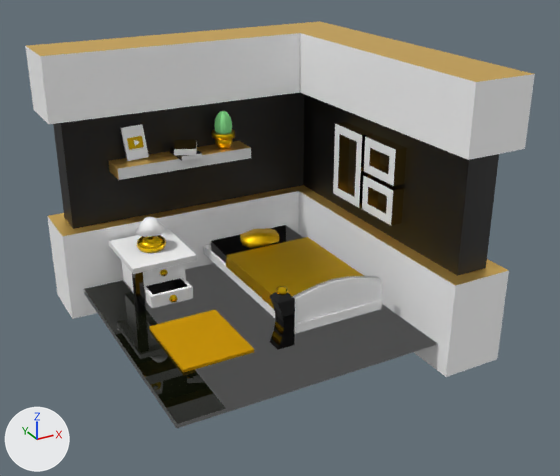
One commit to the glTF model html-data/room/room.glb: the scene before it, then after it.
Rendered twice from a 50 mm camera at (-7.16, -14.92, 8.25) aimed at (0.9, -0.27, 0.93). The axes (+X, +Y, +Z) are drawn at lower left. The lights are the same throughout. Where no turn or scale is listed for an object, it has been applied to the vertices. Vertices at the same position are counted once.
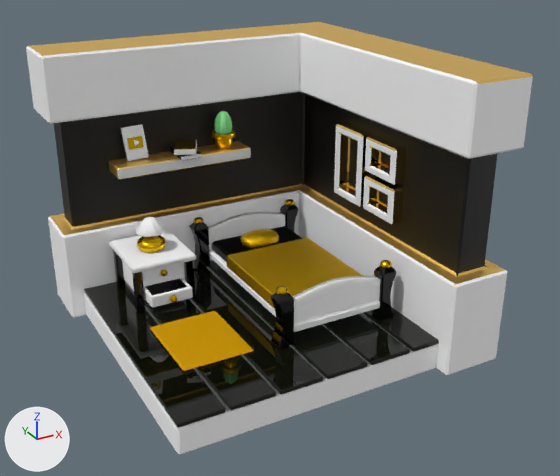
Location of each change, [x1, y1, x2, y2] in pixels of the pictures (560 x 476 px):
'Cube', reshaped: before [25, 21, 535, 377]; after [26, 22, 533, 376]
'Plane.004', reshaped: before [84, 280, 225, 424]; after [84, 260, 439, 427]
'Plane.003', reshaped (not visible before): after [84, 267, 438, 455]
'Cube.001', reshaped: before [333, 122, 407, 225]; after [334, 122, 407, 225]
'Plane.008', reshaped (704% wider, 147% taller): before [270, 292, 295, 350]; after [189, 204, 397, 349]
'Plane.013', reshaped (453% wider, 50% taller): before [132, 272, 146, 313]; after [113, 250, 195, 312]
'Plane.009', reshaped: before [211, 225, 286, 257]; after [212, 226, 302, 256]
part 4 of me_cube_001, rebuilt: before [333, 122, 373, 208]; after [334, 122, 373, 207]
part 5 of me_cube_001, rebuilt: before [362, 174, 404, 225]; after [363, 175, 404, 225]
part 6 of me_cube_001, rebuilt: before [364, 135, 407, 186]; after [365, 135, 407, 185]
part 7 of me_plane_013, built on: before [270, 292, 295, 350]; after [270, 293, 294, 349]
part 8 of me_plane_013, added: after [372, 266, 397, 319]
part 9 of me_plane_013, added: after [189, 222, 210, 269]
part 10 of me_plane_013, added: after [280, 204, 299, 232]
part 13 of me_plane_017, built on: before [211, 225, 304, 263]; after [212, 244, 227, 262]
part 14 of me_plane_021, added: after [380, 260, 392, 268]
part 15 of me_plane_021, added: after [193, 217, 204, 224]
part 16 of me_plane_021, added: after [285, 199, 295, 206]
'Plane.005', unchanged, covered by the edit: before [84, 263, 438, 428]; after [84, 268, 437, 428]

What changed in the scene script:
```text
Change me_plane_003:
    remove me_plane_003.from_pydata(...)  # 4 vertices, 2 faces; spans x -3.32..3.32, y -3.32..3.32, z 0.0
    add me_plane_003.from_pydata(...)  # 24 vertices, 44 faces; spans x -3.32..3.32, y -3.32..3.32, z -0.66..0.0
    me_plane_003 part 1: the whole mesh is rebuilt
Change me_plane_004:
    remove me_plane_004.from_pydata(...)  # 4 vertices, 2 faces; spans x -0.51..0.51, y -3.32..3.32, z 0.0
    add me_plane_004.from_pydata(...)  # 144 vertices, 264 faces; spans x -0.51..6.07, y -3.32..3.32, z -0.1..0.0
    me_plane_004 part 2: 4 vertices removed from x -0.51..0.51, y -3.32..3.32, z 0.0; 144 vertices added at x -0.51..6.07, y -3.32..3.32, z -0.1..0.0
Change me_cube_002:
    remove me_cube_002.from_pydata(...)  # 52 vertices, 94 faces; spans x -3.67..4.49, y -3.67..4.49, z -0.67..5.97
    add me_cube_002.from_pydata(...)  # 124 vertices, 238 faces; spans x -3.67..4.49, y -3.67..4.49, z -0.67..5.97
    me_cube_002 part 3: 2 vertices moved from x -3.67..2.97, y -3.67..2.97, z -0.67..5.97 to x -3.63..3.01, y -3.63..3.01, z -0.67..5.97; 34 vertices removed from x -3.67..4.49, y -3.67..4.49, z -0.67..5.97; 106 vertices added at x -3.67..4.49, y -3.67..4.49, z -0.67..5.97
Change me_cube_001:
    remove me_cube_001.from_pydata(...)  # 84 vertices, 156 faces; spans x 3.1..3.51, y -1.27..1.27, z 2.0..3.87
    add me_cube_001.from_pydata(...)  # 216 vertices, 420 faces; spans x 3.1..3.51, y -1.27..1.27, z 2.0..3.87
    me_cube_001 part 4: the loose piece of 28 vertices spanning x 3.1..3.51, y 0.06..1.27, z 2.0..3.87 is rebuilt with 72 vertices and now spans x 3.1..3.51, y 0.06..1.27, z 2.0..3.87
    me_cube_001 part 5: the loose piece of 28 vertices spanning x 3.1..3.51, y -1.27..-0.07, z 2.02..2.9 is rebuilt with 72 vertices and now spans x 3.1..3.51, y -1.27..-0.07, z 2.02..2.9
    me_cube_001 part 6: the loose piece of 28 vertices spanning x 3.1..3.51, y -1.27..-0.07, z 3.0..3.87 is rebuilt with 72 vertices and now spans x 3.1..3.51, y -1.27..-0.07, z 3.0..3.87
Change me_plane_013:
    remove me_plane_013.from_pydata(...)  # 28 vertices, 52 faces; spans x -0.166..0.255, y -0.186..0.186, z 0.002..1.321
    add me_plane_013.from_pydata(...)  # 288 vertices, 560 faces; spans x -0.158..2.988, y -0.186..4.713, z 0.002..1.321
    me_plane_013 part 7: 28 vertices removed from x -0.166..0.255, y -0.186..0.186, z 0.002..1.321; 72 vertices added at x -0.158..0.255, y -0.186..0.186, z 0.002..1.321
    me_plane_013 part 8: 72 vertices added at x 2.576..2.988, y -0.186..0.186, z 0.002..1.321
    me_plane_013 part 9: 72 vertices added at x -0.158..0.255, y 4.34..4.713, z 0.002..1.321
    me_plane_013 part 10: 72 vertices added at x 2.576..2.988, y 4.34..4.713, z 0.002..1.321
Change me_plane_014:
    remove me_plane_014.from_pydata(...)  # 8 vertices, 12 faces; spans x -1.13..1.13, y -2.05..2.05, z -0.12..0.15
    add me_plane_014.from_pydata(...)  # 24 vertices, 68 faces; spans x -1.13..1.13, y -2.05..2.05, z -0.12..0.15
    me_plane_014 part 11: the whole mesh is rebuilt
Change me_plane_016:
    remove me_plane_016.from_pydata(...)  # 8 vertices, 12 faces; spans x -0.748..-0.553, y -0.838..-0.616, z 0.003..1.214
    add me_plane_016.from_pydata(...)  # 96 vertices, 176 faces; spans x -0.748..0.748, y -0.838..0.838, z 0.003..1.214
    me_plane_016 part 12: 8 vertices removed from x -0.748..-0.553, y -0.838..-0.616, z 0.003..1.214; 96 vertices added at x -0.748..0.748, y -0.838..0.838, z 0.003..1.214
Change me_plane_017:
    remove me_plane_017.from_pydata(...)  # 8 vertices, 12 faces; spans x -1.13..1.13, y -2.05..2.05, z -0.12..0.15
    add me_plane_017.from_pydata(...)  # 24 vertices, 44 faces; spans x -1.13..1.13, y -2.05..2.05, z -0.12..0.15
    me_plane_017 part 13: the whole mesh is rebuilt
Change me_plane_021:
    where me_plane_021.from_pydata(...)  # 482 vertices, 960 faces; spans x -0.094..0.183, y -0.136..0.136, z 1.226..1.417
    me_plane_021 part 14: a new loose piece, a UV sphere (32 segments, 16 rings, poles along z) spanning x 2.648..2.924, y -0.136..0.136, z 1.226..1.417, in mat_material_027 (yellow #e7bb14)
    me_plane_021 part 15: a new loose piece, a UV sphere (32 segments, 16 rings, poles along z) spanning x -0.094..0.183, y 4.391..4.662, z 1.226..1.417, in mat_material_027 (yellow #e7bb14)
    me_plane_021 part 16: a new loose piece, a UV sphere (32 segments, 16 rings, poles along z) spanning x 2.648..2.924, y 4.391..4.662, z 1.226..1.417, in mat_material_027 (yellow #e7bb14)
```
